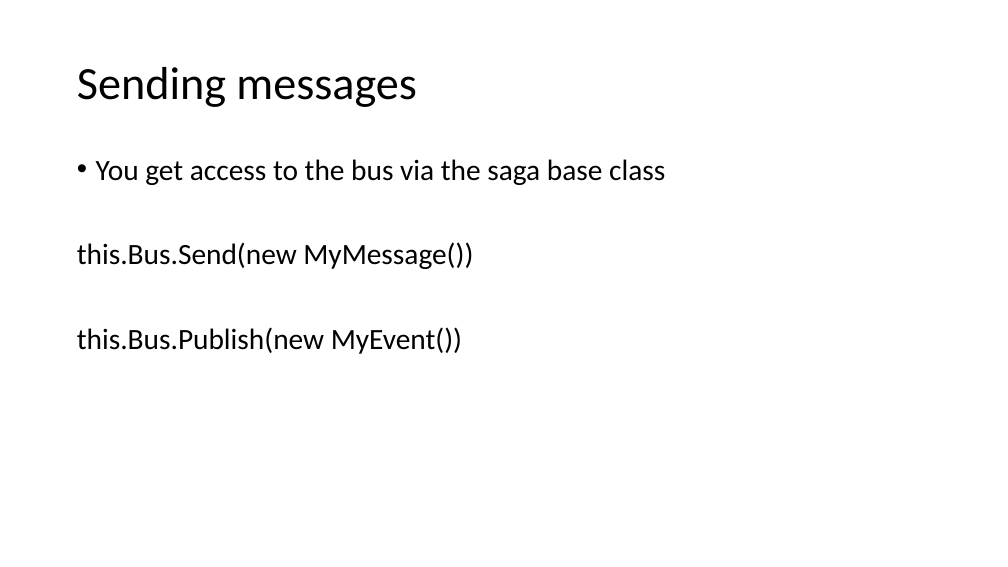
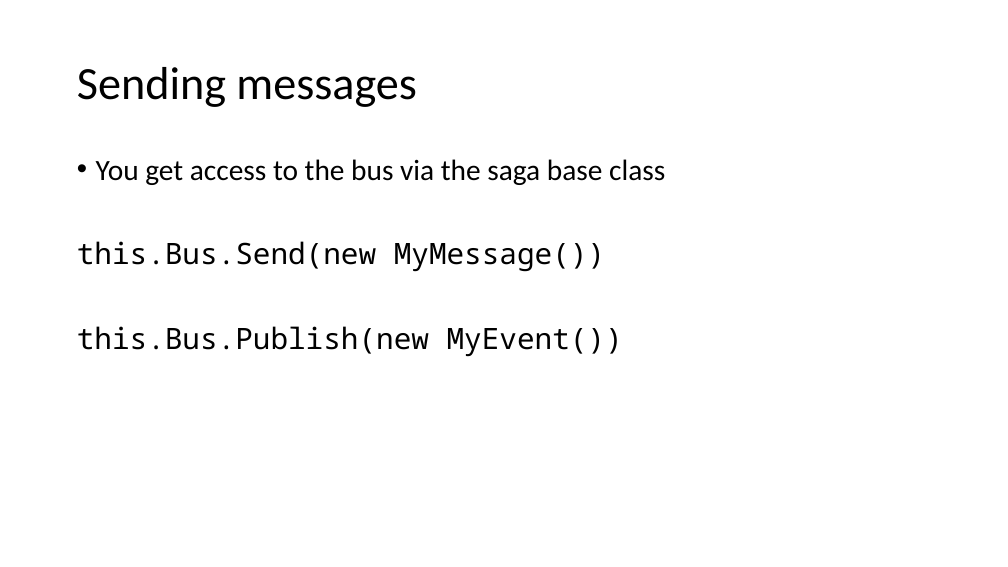
Before and after one commit to Particular/SagaMasterClass, a slide deck: slide 10 of SagaMasterClass.pptx. Drawn at 1008x567 pixels with LibreOffice and Linux fonts; fonts in the diff are those of the drawing. Boxes give left, top, right and bottom in pixels: in the first picture for what was removed or moved away, otherwise in the second. Text is boxed around its words. In the diff, an @@ line names an element or a change of style, - is before the commit and + after.

```diff
--- a/SagaMasterClass.pptx
+++ b/SagaMasterClass.pptx
@@ text at <box>77,241,623,357</box>: font Calibri to Noto Sans Mono in "this.Bus.Send(new MyMessage())", "this.Bus.Publish(new MyEvent())" @@
```
Also in this commit, not shown: 6 other slides changed.
